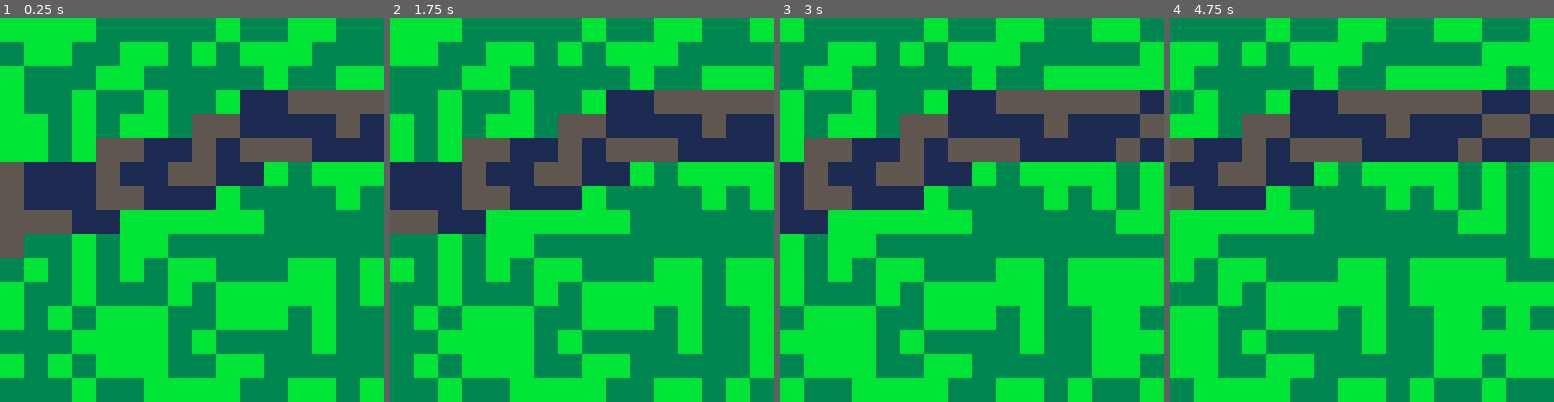
Above: before the commit, frames 1-4 (left to right).
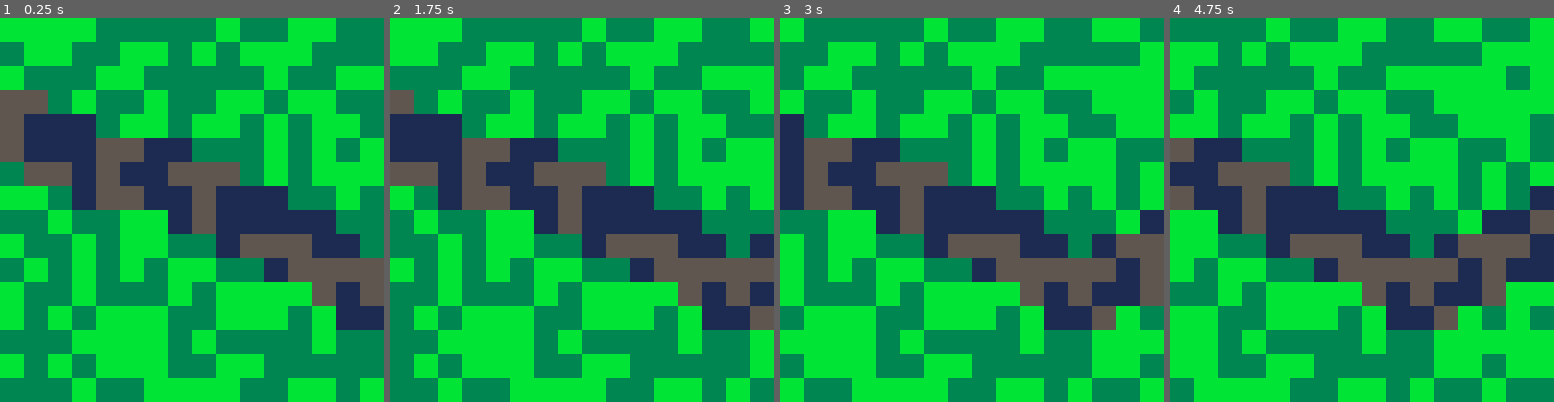
Above: after the commit, the same moments.

Repository: schoblaska/pico-8
Game: PICO-8 cartridge src/drawaroad.p8
The game is run twice, just before and just after one commit, with the same random seed, the same clock (stepped at 60 frames per second) and the same inputs.
Inputs:
- Up to frame 1 (0.25 s): no input
- Up to frame 2 (1.75 s): hold Right from 1.6 s (still down)
- Up to frame 3 (3 s): release Right at 2.1 s; hold Right from 2.47 s (still down)
- Up to frame 4 (4.75 s): release Right at 3.03 s; hold Left 3.08-3.58 s; hold Right 4.02-4.68 s

The runs differ from the first frame. In frame 1, 29% of the frame differs, in the area x 0-100%, y 18-82%; in frame 2, 29%; in frame 3, 29%; in frame 4, 33%, in the area x 12-100%, y 18-82%.

Commit message:
set drawaroad height

Diff:
--- a/src/drawaroad.p8
+++ b/src/drawaroad.p8
@@ -17,7 +17,7 @@
     end
   end
 
-  draw_a_road(0, 0, 128, 1)
+  draw_a_road(0, 0, 4, 128, 1)
 end
 
 function _update()
@@ -36,8 +36,8 @@
   end
 end
 
-function draw_a_road(sx, sy, w, dx)
-  local height = 8
+function draw_a_road(sx, sy, sh, w, dx)
+  local height = sh
   local thickness = 1
 
   -- slope: -1 to +1
@@ -58,11 +58,15 @@
 
     if x % wobble == 0 then
       if height == bleed then
-        slope = 0 + sample({ 0, 0.5, 0.5 })
+        slope = 0 + sample({ 0, 0.25, 0.5, 0.5 })
       elseif height == 15 - bleed then
-        slope = 0 - sample({ 0, 0.5, 0.5 })
+        slope = 0 + sample({ 0, -0.25, -0.5, -0.5 })
       elseif slope == 0 then
-        slope += sample({ -0.25, 0.25 })
+        slope += sample({ 0, -0.25, -0.25, 0.25, 0.25 })
+      elseif slope > 0.5 then
+        slope += sample({ 0, -0.5, -0.25, 0.25 })
+      elseif slope < 0.5 then
+        slope += sample({ 0, 0.5, 0.25, -0.25 })
       else
         slope += sample({ 0, 0, -0.25, 0.25 })
       end
@@ -88,6 +92,8 @@
       mset(x, sy + flr(height + yoff), sample(sprites.road))
     end
   end
+
+  return height
 end
 
 function sample(array)
